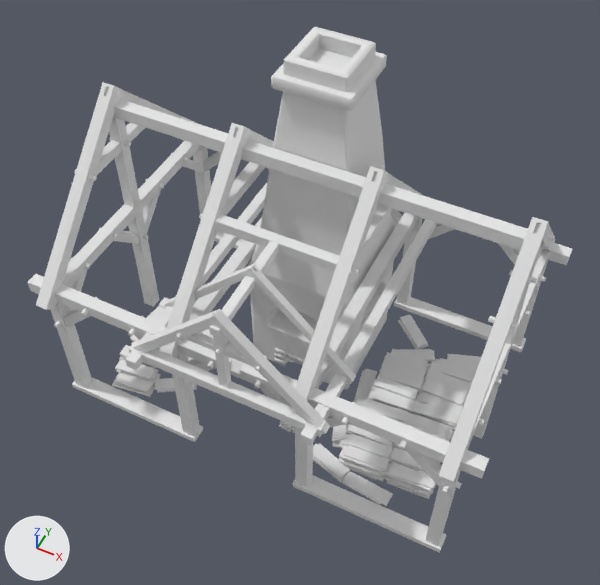
Before and after pictures for a commit that changed the FBX model Content/CA_Buildings/Meshes/Blacksmith/Blacksmith_S3.fbx.
One viewpoint serves both versions: a camera (50 mm lens) standing at (3.55, -7.25, 10.71) and looking at (0.16, -0.49, 2.25). The lights are fixed; the arrows at lower left show +X, +Y and +Z. Where no turn or scale is listed for an object, it has been applied to the vertices. Vertices at the same position are counted once.

Names of what the first picture shows: 'Blacksmith_S3_base', 'Blacksmith_S3_forge', 'Blacksmith_S3_rubble', 'Blacksmith_S3_wood'.
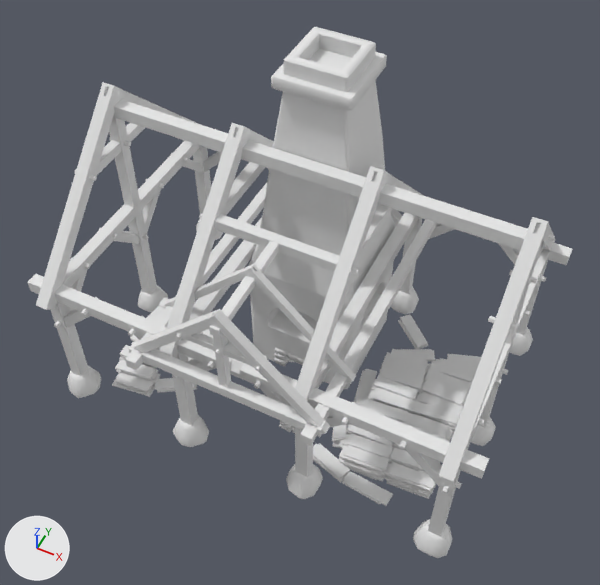
Commit message: blacksmith update
blacksmith update

Pixel boxes [x1, y1, x2, y2] of what changed, in the pictures (600 x 585 px):
```json
{"object": "Blacksmith_S3_base", "change": "reshaped, moved, rescaled", "before": [72, 231, 526, 553], "after": [67, 219, 533, 558]}
{"part": 1, "of": "me_cube_003", "change": "deleted", "before": [72, 377, 203, 442]}
{"part": 2, "of": "me_cube_003", "change": "deleted", "before": [215, 231, 243, 249]}
{"part": 3, "of": "me_cube_003", "change": "deleted", "before": [394, 297, 526, 352]}
{"part": 4, "of": "me_cube_003", "change": "built on", "before": [292, 475, 446, 553], "after": [67, 219, 533, 558]}
```

Edits to the scene script, one JSON object a line:
```json
{"block": "me_cube_003", "where": "# used by ob_blacksmith_s3_base; parent = ob_blacksmith_stage3; location = (-1.934, -1.91, 0.0); scale = (1.07, 1.36, 0.969)"}
{"op": "remove", "block": "me_cube_003", "code": "me_cube_003.from_pydata(...)  # 32 vertices, 24 faces; spans x -1.04..4.65, y -0.09..2.91, z -0.05..0.05"}
{"op": "add", "block": "me_cube_003", "code": "me_cube_003.from_pydata(...)  # 490 vertices, 420 faces; spans x -3.16..3.15, y -2.19..2.19, z -0.01..0.35"}
{"block": "me_cube_003", "change": "me_cube_003 part 1: the loose piece of 8 vertices spanning x -1.04..1.04, y -0.09..0.09, z -0.05..0.05 is deleted"}
{"block": "me_cube_003", "change": "me_cube_003 part 2: the loose piece of 8 vertices spanning x -1.04..1.04, y 2.73..2.91, z -0.05..0.05 is deleted"}
{"block": "me_cube_003", "change": "me_cube_003 part 3: the loose piece of 8 vertices spanning x 2.57..4.65, y 2.73..2.91, z -0.05..0.05 is deleted"}
{"block": "me_cube_003", "change": "me_cube_003 part 4: 8 vertices removed from x 2.57..4.65, y -0.09..0.09, z -0.05..0.05; 490 vertices added at x -3.16..3.15, y -2.19..2.19, z -0.01..0.35"}
{"block": "me_cube_003", "change": "me_cube_003 part 5: the surface is now shaded smooth"}
{"op": "set", "path": "ob_blacksmith_s3_base.scale", "old": "(1.07, 1.36, 0.969)", "new": "(1.0, 1.0, 1.0)"}
{"op": "set", "path": "ob_blacksmith_s3_base.location", "old": "(-1.934, -1.91, 0.0)", "new": "(0.0, 0.0, 0.0)"}
```
